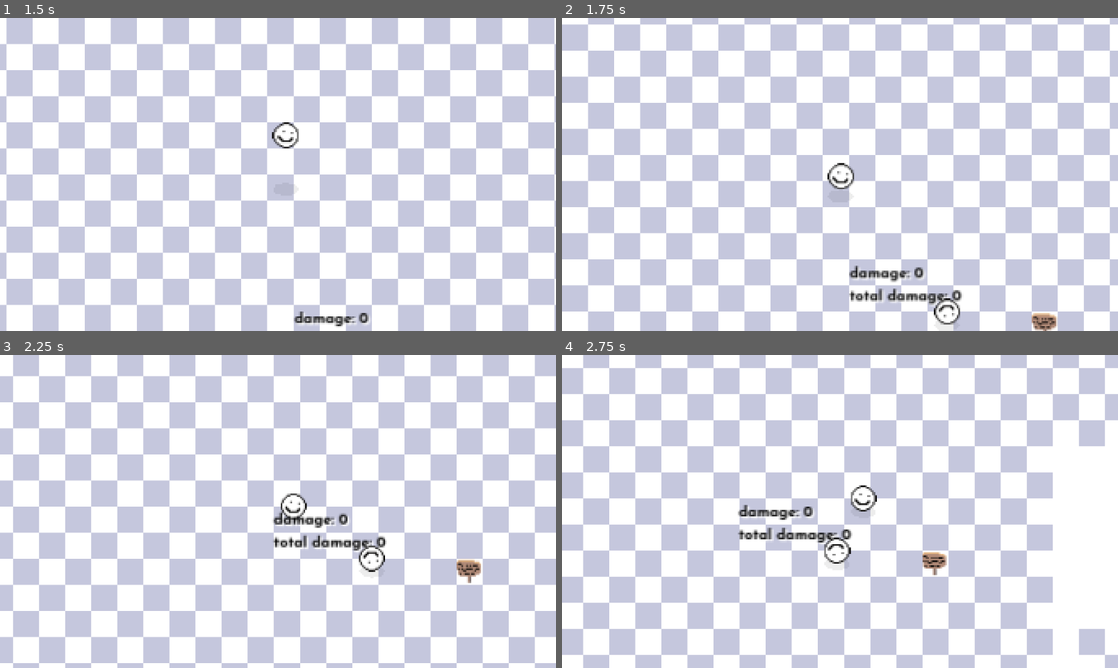
Above: before the commit, frames 1-4 (two rows, left to right).
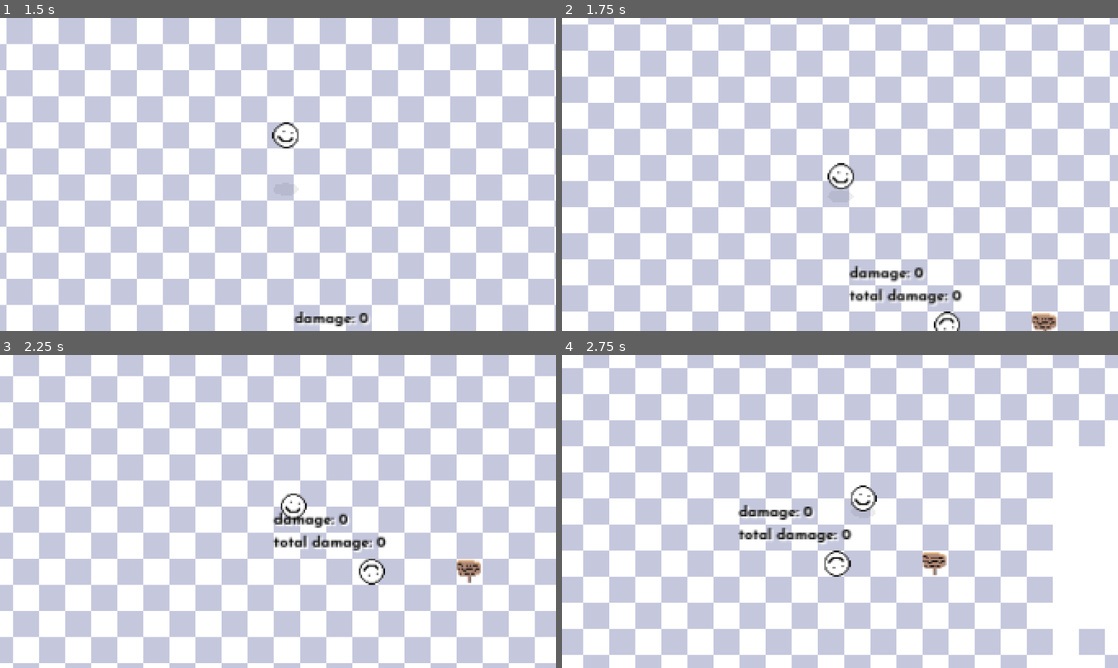
Above: after the commit, the same moments.

Repository: chris-pitre/Space-Cowboy
Game: Godot game, scene res://scenes/main.tscn
Same seed, same stepped clock (60 frames per second), same inputs: the game is played once before the commit and once after it.
Inputs (mouse positions are in pixels of both pictures, inside the frame that each line leads up to):
- Up to frame 1 (1.5 s): tap Enter at 0.5 s; move the mouse to (400, 158) at 0.52 s; hold D (move_right) 0.53-1.28 s; click (400, 158) at 0.6 s; tap Space (jump) at 0.77 s; move the mouse to (166, 190) at 1.27 s; hold S (move_down) from 1.28 s (still down); right-click (166, 190) at 1.35 s
- Up to frame 2 (1.75 s): keep holding S (move_down); tap Space (jump) at 1.52 s
- Up to frame 3 (2.25 s): move the mouse to (333, 442) at 2.02 s; release S (move_down) at 2.03 s; hold D (move_right) from 2.03 s (still down); tap F (interact) at 2.1 s
- Up to frame 4 (2.75 s): keep holding D (move_right)

Frame 1 is identical in both runs. In frame 2, 0.3% of the frame differs, in the area x 66-72%, y 89-100%; in frame 3, 0.4%, in the area x 64-70%, y 60-74%; in frame 4, 0.4%.

Commit message:
made dummy sit down

Diff:
--- a/scenes/actors/dummy/dummy.gd
+++ b/scenes/actors/dummy/dummy.gd
@@ -1,6 +1,9 @@
 class_name Dummy extends Actor
 
 var total_damage: int = 0
+
+func _ready():
+	height = -8
 
 func get_movement_direction() -> Vector2:
 	return Vector2.ZERO
--- a/scenes/actors/dummy/dummy.tscn
+++ b/scenes/actors/dummy/dummy.tscn
@@ -63,5 +63,4 @@
 flip_v = true
 
 [node name="CollisionShape2D" type="CollisionShape2D" parent="."]
-position = Vector2(0, -7)
 shape = SubResource("RectangleShape2D_qs6pd")
